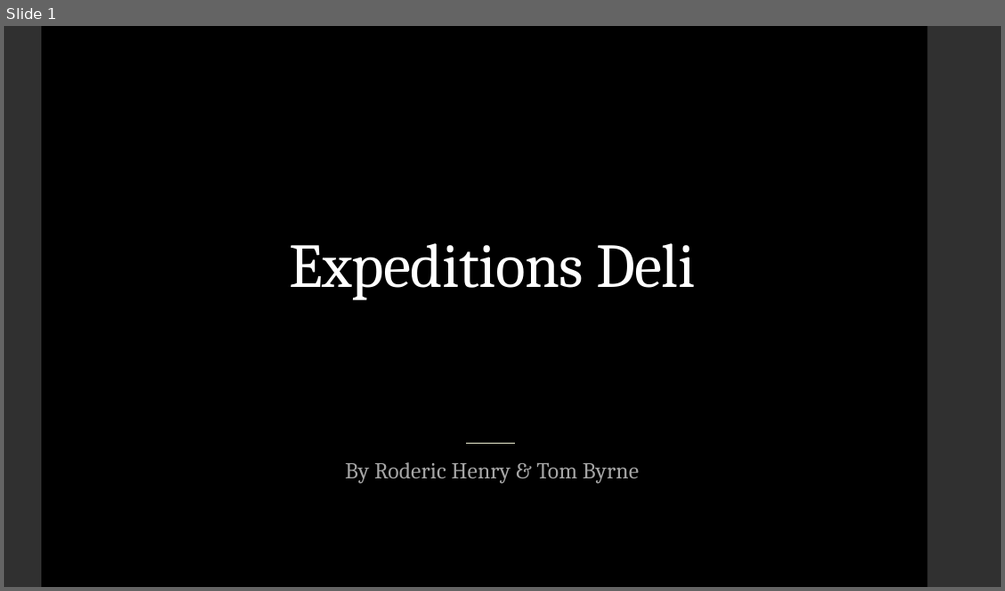
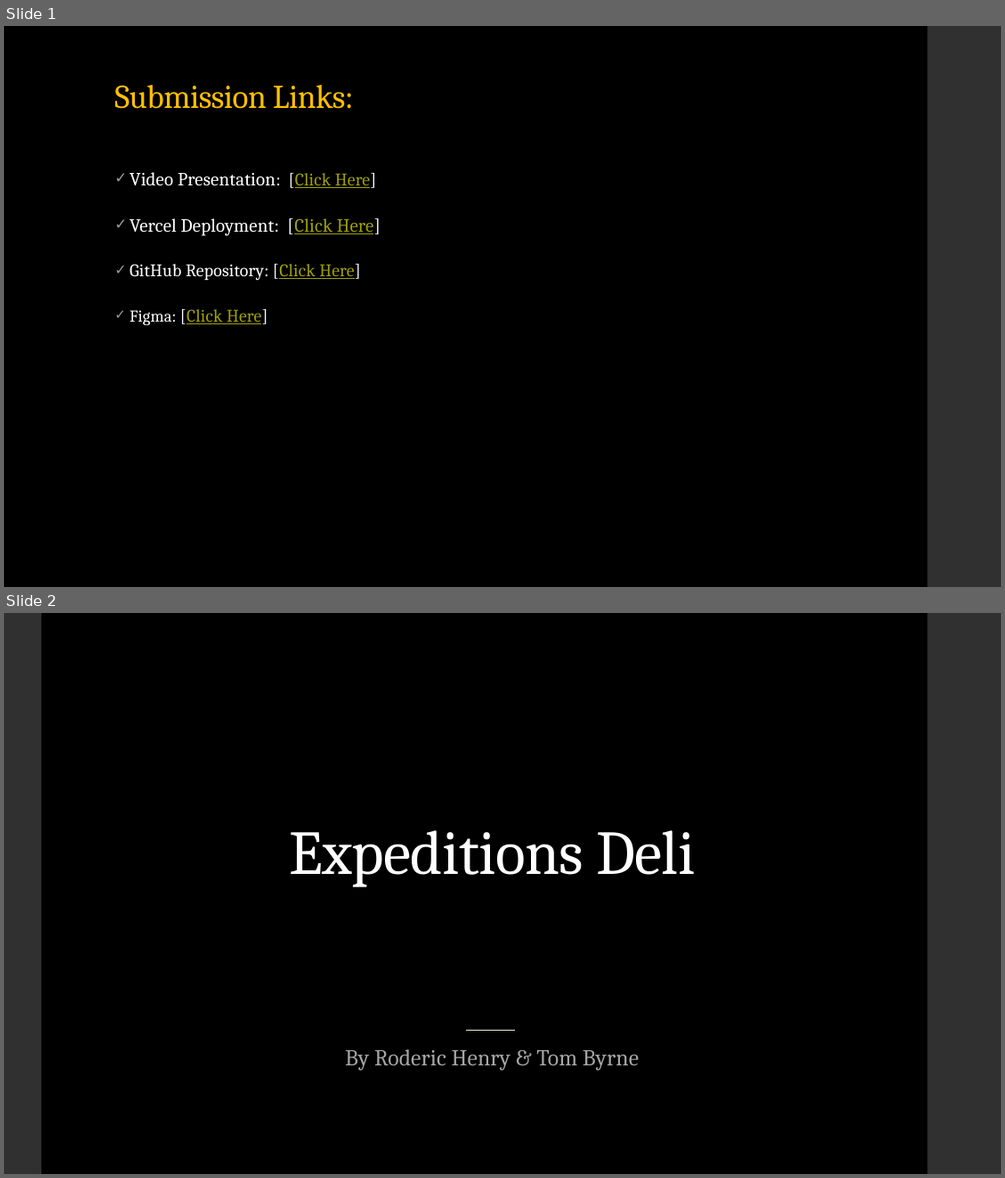
Before and after one commit to Tbyrne22/deli_final_project, a slide deck: IS601_Expeditions-deli.pptx. Shown one above the other, each under a label of ours: slide 1 before the commit, slides 1 and 2 after it. The pictures are 1005x591 and 1005x1178 pixels, drawn with LibreOffice and Linux fonts; fonts in the diff are those of the drawing. Boxes give left, top, right and bottom in pixels: in the first picture for what was removed or moved away, otherwise in the second. Text is boxed around its words. In the diff, an @@ line names an element or a change of style, - is before the commit and + after.

```diff
--- a/IS601_Expeditions-deli.pptx
+++ b/IS601_Expeditions-deli.pptx
@@ slide 1 added at [4,26,1001,587], background #000000; not listed: 1 template element that a slide beside it also shows @@
@@ title added at [114,85,354,109], 32 pt, text #FFC000 @@
+Submission Links:
@@ text added at [129,172,380,325], 17 pt, text #FFFFFF @@
+✓ Video Presentation: [Click Here]
+✓ Vercel Deployment: [Click Here]
+✓ GitHub Repository: [Click Here]
+✓ Figma: [Click Here]
@@ what was slide 1 is now slide 2 @@
```
Also in this commit, not shown: 4 slides changed, 1 other file.
